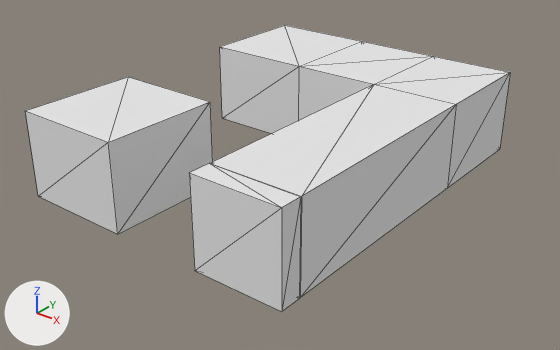
One commit to the OBJ model Assets/Models/Remade Models/CornerMaze.obj: the scene before it, then after it.
Before and after are seen from a camera (50 mm lens) standing at (40.0, 2.6, 25.8) and looking at (7.8, 42.9, 0.8). Arrows for +X, +Y and +Z are at lower left; the lights stay in place. Mesh edges are drawn as thin lines. Where no turn or scale is listed for an object, it has been applied to the vertices.

The older version as bpy lines, for what is in view:
```python
me_cube_005 = bpy.data.meshes.new('Cube.005')
me_cube_005.from_pydata(...)  # 36 vertices, 64 faces; spans x -4.3..18.0, y 30.4..58.8, z 0.2..6.7
me_cube_005.materials.append(mat_none)  # white #e7e7e7
ob_cube_005 = bpy.data.objects.new('Cube.005', me_cube_005)
ob_cube_005.location = (0.0, 0.0, 0.0)
```
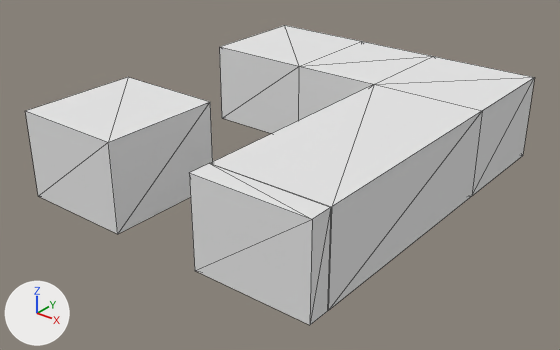
Changed parts and their boxes [x1, y1, x2, y2] in the pictures (560 x 350 px; the box of a moved part takes in the faces that stretch with it):
'Cube.005', reshaped: before [25, 25, 510, 312]; after [25, 25, 535, 325]
part 1 of me_cube_005, moved or reshaped: before [195, 56, 510, 312]; after [195, 56, 535, 325]

Patch to the scene script:
```diff
--- a/Assets/Models/Remade Models/CornerMaze.obj.py
+++ b/Assets/Models/Remade Models/CornerMaze.obj.py
@@ me_cube_005 @@
 me_cube_005.from_pydata(...)  # 36 vertices, 64 faces; spans x -4.3..18.0, y 30.4..58.8, z 0.2..6.7
 # used by ob_cube_005; location = (0.0, 0.0, 0.0)
+# me_cube_005 part 1: all 10 vertices in x 18.0, y 30.4..58.8, z 0.2..6.7 are moved by (2.0, 0.0, 0.0)
 me_cube_005.materials.append(mat_none)
```
